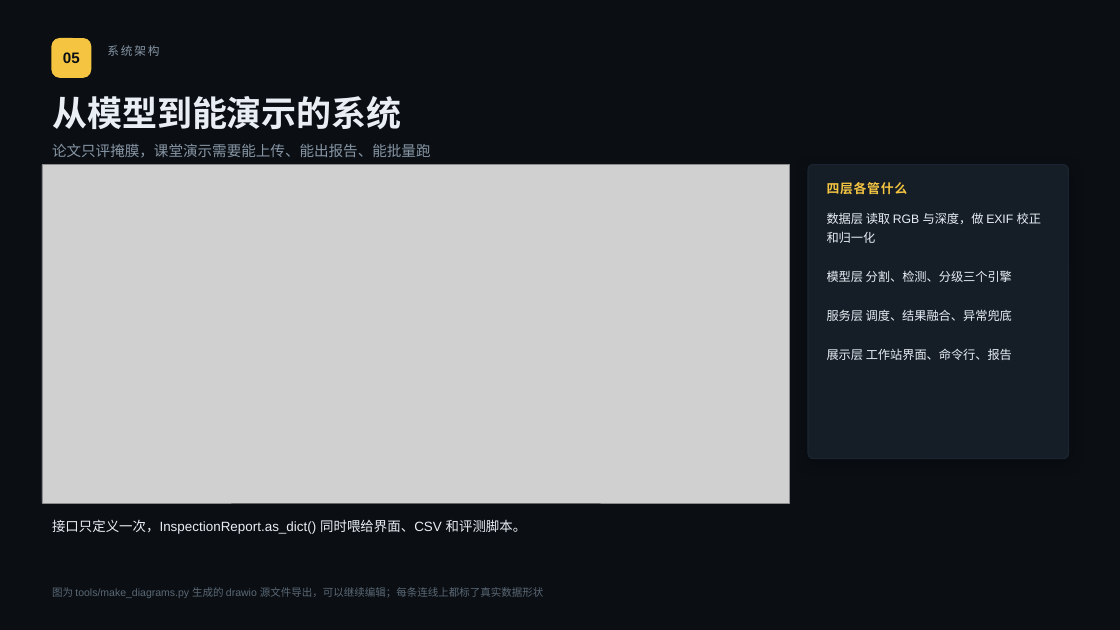
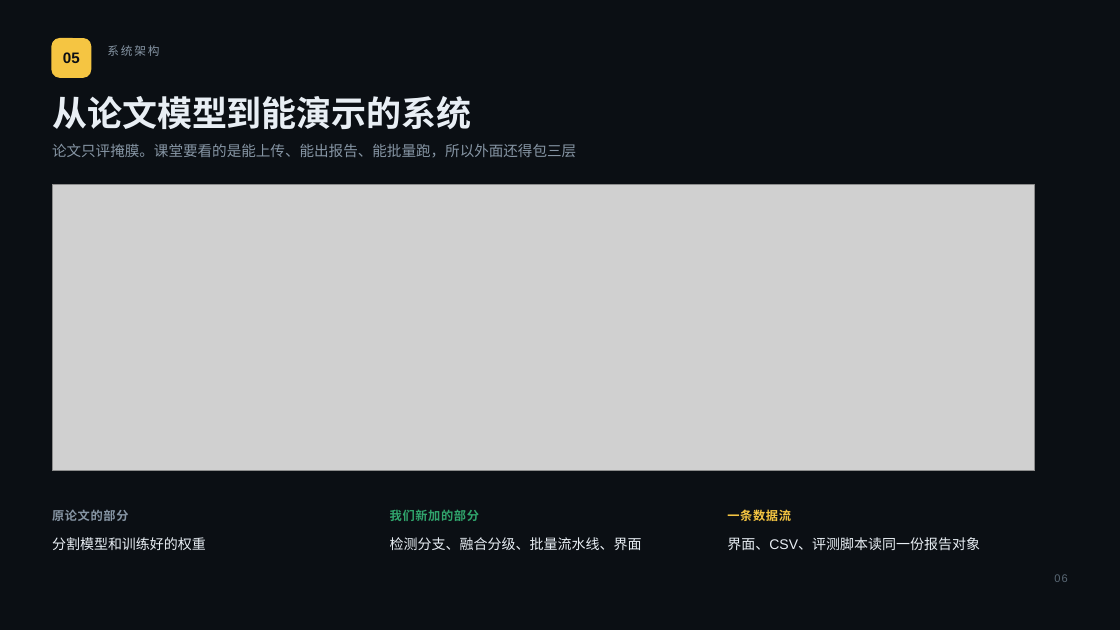
Before and after one commit to relight-developer/GLIDE-Net, a slide deck: slide 6 of docs/slides.pptx. Drawn at 1120x630 pixels with LibreOffice and Linux fonts; fonts in the diff are those of the drawing; grey boxes stand for pictures. Boxes give left, top, right and bottom in pixels: in the first picture for what was removed or moved away, otherwise in the second. Text is boxed around its words. In the diff, an @@ line names an element or a change of style, - is before the commit and + after.

Commit message:
feat(slides): 加前端界面页，检测页只摆达标的三个类别，页序改为 14 页

```diff
--- a/docs/slides.pptx
+++ b/docs/slides.pptx
@@ text at (x1=52, y1=96, x2=472, y2=129): text changed @@
-从模型到能演示的系统
+从论文模型到能演示的系统
@@ text at (x1=52, y1=144, x2=576, y2=158): text changed @@
-论文只评掩膜，课堂演示需要能上传、能出报告、能批量跑
+论文只评掩膜。课堂要看的是能上传、能出报告、能批量跑，所以外面还得包三层
@@ rounded rectangle removed at (x1=808, y1=165, x2=1069, y2=459) @@
@@ picture resized from (x1=42, y1=165, x2=790, y2=503) to (x1=52, y1=185, x2=1035, y2=471) @@
@@ text removed at (x1=827, y1=182, x2=908, y2=194) @@
-四层各管什么
@@ text removed at (x1=827, y1=212, x2=1041, y2=360) @@
-数据层 读取 RGB 与深度，做 EXIF 校正和归一化
-模型层 分割、检测、分级三个引擎
-服务层 调度、结果融合、异常兜底
-展示层 工作站界面、命令行、报告
@@ text added at (x1=52, y1=509, x2=128, y2=521), 10.5 pt, text #8695A4, bold @@
+原论文的部分
@@ text added at (x1=390, y1=509, x2=479, y2=521), 10.5 pt, text #30A46C, bold @@
+我们新加的部分
@@ text at (x1=727, y1=509, x2=791, y2=521): text changed; size 9 to 10.5 pt; text colour #5A6875 to #F5C542; bold on @@
-图为 tools/make_diagrams.py 生成的 drawio 源文件导出，可以继续编辑；每条连线上都标了真实数据形状
+一条数据流
@@ text added at (x1=52, y1=537, x2=206, y2=550), 12 pt, text #E8EEF4 @@
+分割模型和训练好的权重
@@ text at (x1=390, y1=537, x2=642, y2=550): text changed; size 11.5 to 12 pt @@
-接口只定义一次，InspectionReport.as_dict() 同时喂给界面、CSV 和评测脚本。
+检测分支、融合分级、批量流水线、界面
@@ text added at (x1=727, y1=537, x2=980, y2=550), 12 pt, text #E8EEF4 @@
+界面、CSV、评测脚本读同一份报告对象
@@ text added at (x1=1054, y1=574, x2=1067, y2=582), 9.5 pt, text #5A6875 @@
+06
```
Also in this commit, not shown: 10 other slides changed, 3 slides added, 2 slides removed, 13 other files.
